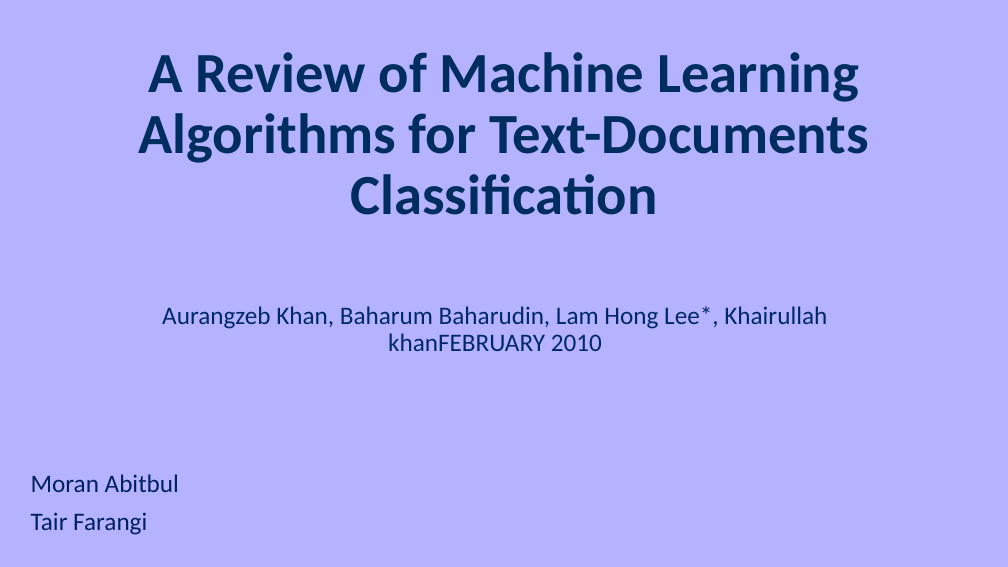
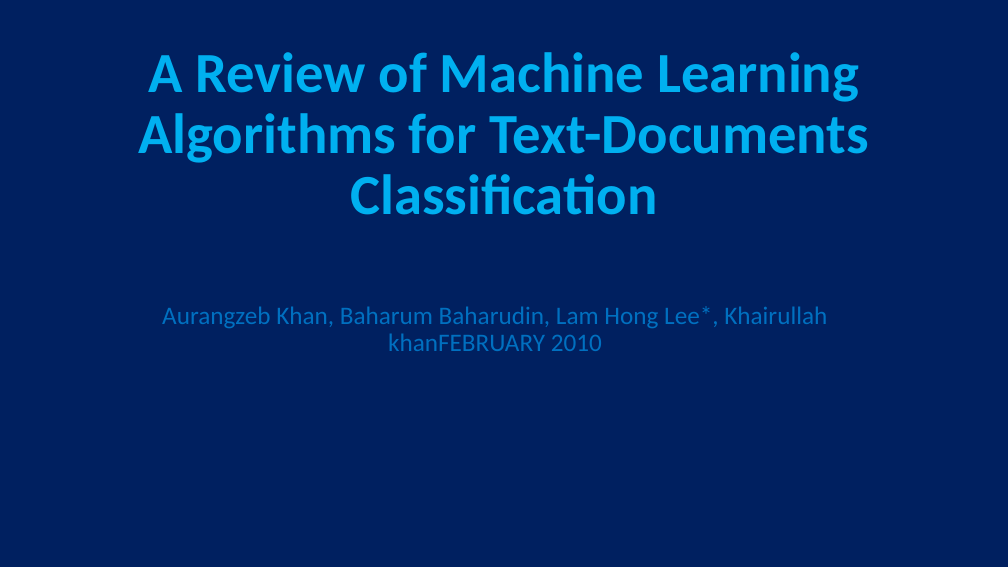
Before and after one commit to moran-abitbul/PreFix, a slide deck: slide 1 of server/uploads/updated-check.pptx. Drawn at 1008x567 pixels with LibreOffice and Linux fonts; fonts in the diff are those of the drawing. Boxes give left, top, right and bottom in pixels: in the first picture for what was removed or moved away, otherwise in the second. Text is boxed around its words. In the diff, an @@ line names an element or a change of style, - is before the commit and + after.

```diff
--- a/server/uploads/updated-check.pptx
+++ b/server/uploads/updated-check.pptx
@@ background #B5B3FF to #002060 @@
@@ title "A Review of Machine Learning ..." at (138, 52, 868, 215): text colour #002D60 to #00B0F0 @@
@@ subtitle "Aurangzeb Khan, Baharum Baharudin, Lam ..." at (162, 306, 827, 351): text colour #00286C to #0070C0 @@
@@ text removed at (31, 474, 179, 535) @@
-Moran Abitbul
-Tair Farangi
```
Also in this commit, not shown: 6 other slides changed, 14 other files.
